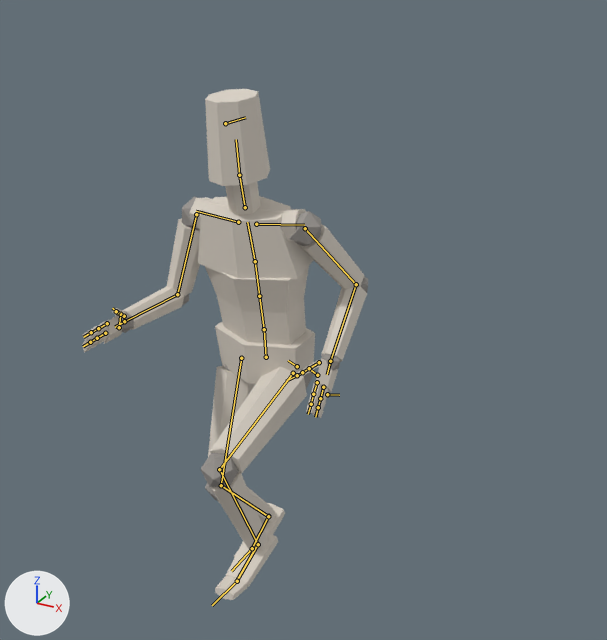
The glTF model assets/models/characters/base/model.glb, before and after one commit.
Before and after are seen from a 50 mm camera at (1.258, -2.044, 2.019) aimed at (0.148, -0.025, 1.01). The axes (+X, +Y, +Z) are drawn at lower left. The lights are the same throughout. The older version comes first. Both versions are drawn at frame 14 of the action 'run'; the numbers are the values there. The bones that change, and the others that lie on the model, are drawn over the model as lines.

Objects in the first picture: 'mannequin'.
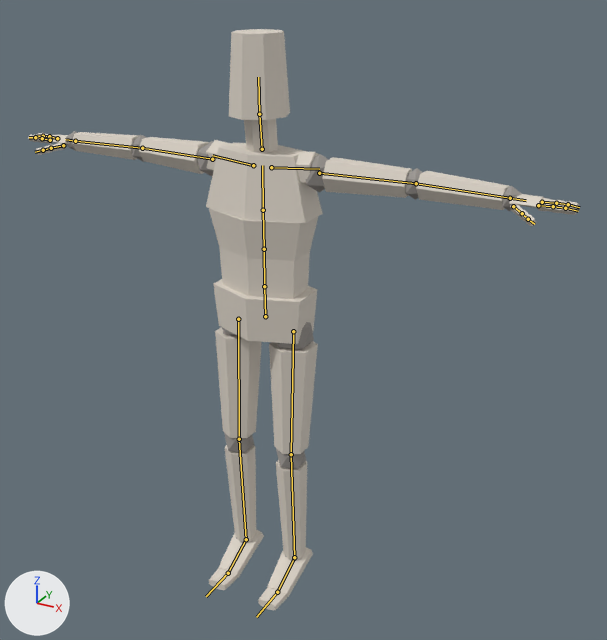
Where the change shows, as pixel boxes [x1, y1, x2, y2] in the pictures (607 x 640 px):
'mannequin', posed (92% wider, 14% taller): before [82, 89, 368, 600]; after [28, 29, 579, 610]
bone 'hips', root to tip: before (266, 357) to (264, 329); after (265, 316) to (264, 286)
bone 'spine', root to tip: before (264, 329) to (259, 296); after (264, 286) to (264, 249)
bone 'chest', root to tip: before (255, 261) to (247, 222); after (263, 210) to (262, 165)
bone 'neck', root to tip: before (245, 207) to (239, 175); after (262, 149) to (259, 114)
bone 'upper_arm.L', root to tip: before (305, 228) to (356, 284); after (319, 173) to (416, 183)
bone 'forearm.L', root to tip: before (356, 284) to (330, 361); after (416, 183) to (510, 198)
bone 'thumb.1.L', root to tip: before (319, 362) to (309, 368); after (513, 206) to (522, 213)
bone 'upper_arm.R', root to tip: before (196, 214) to (177, 294); after (212, 159) to (142, 148)
bone 'forearm.R', root to tip: before (177, 294) to (124, 321); after (142, 148) to (75, 141)
bone 'thumb.1.R', root to tip: before (124, 316) to (120, 314); after (63, 145) to (51, 148)
bone 'thigh.L', root to tip: before (293, 373) to (219, 469); after (293, 331) to (291, 454)
bone 'shin.L', root to tip: before (219, 469) to (258, 544); after (291, 454) to (294, 557)
bone 'foot.L', root to tip: before (258, 544) to (237, 581); after (294, 557) to (277, 592)
bone 'thigh.R', root to tip: before (241, 358) to (221, 485); after (238, 319) to (239, 439)
bone 'shin.R', root to tip: before (221, 485) to (268, 516); after (239, 439) to (246, 539)
bone 'foot.R', root to tip: before (268, 516) to (252, 548); after (246, 539) to (228, 573)

The change in detail:
Bone 'hips' (bone_hips) moves from (0.0, -0.141, 0.0) to (0.0, 0.0, 0.0).
Bone 'hips' (bone_hips) turns from (4, -4, 0) to (0, 0, 0) degrees about its own x, y and z.
Bone 'spine' (bone_spine) turns from (6, 0, 0) to (0, 0, 0) degrees about its own x, y and z.
Bone 'chest' (bone_chest) turns from (4, 6, 0) to (0, 0, 0) degrees about its own x, y and z.
Bone 'neck' (bone_neck) turns from (-8, 0, 0) to (0, 0, 0) degrees about its own x, y and z.
Bone 'upper_arm.L' (bone_upper_arm_l) turns from (22, 10, 73) to (0, 0, 0) degrees about its own x, y and z.
Bone 'forearm.L' (bone_forearm_l) turns from (-80, 0, 0) to (0, 0, 0) degrees about its own x, y and z.
Bone 'thumb.1.L' (bone_thumb_1_l) turns from (0, 0, 0) to (0, -170, -1) degrees about its own x, y and z.
Bone 'upper_arm.R' (bone_upper_arm_r) turns from (-16, 2, -73) to (0, 0, 0) degrees about its own x, y and z.
Bone 'forearm.R' (bone_forearm_r) turns from (-82, 0, 0) to (0, 0, 0) degrees about its own x, y and z.
Bone 'thumb.1.R' (bone_thumb_1_r) turns from (0, 0, 0) to (0, 170, 1) degrees about its own x, y and z.
Bone 'thigh.L' (bone_thigh_l) turns from (76, -4, 0) to (0, 0, 0) degrees about its own x, y and z.
Bone 'shin.L' (bone_shin_l) turns from (-95, 0, 0) to (0, 0, 0) degrees about its own x, y and z.
Bone 'foot.L' (bone_foot_l) turns from (-27, 0, 0) to (0, 0, 0) degrees about its own x, y and z.
Bone 'thigh.R' (bone_thigh_r) turns from (21, -4, 0) to (0, 0, 0) degrees about its own x, y and z.
Bone 'shin.R' (bone_shin_r) turns from (-57, 0, 0) to (0, 0, 0) degrees about its own x, y and z.
Bone 'foot.R' (bone_foot_r) turns from (-38, 0, 0) to (0, 0, 0) degrees about its own x, y and z.
